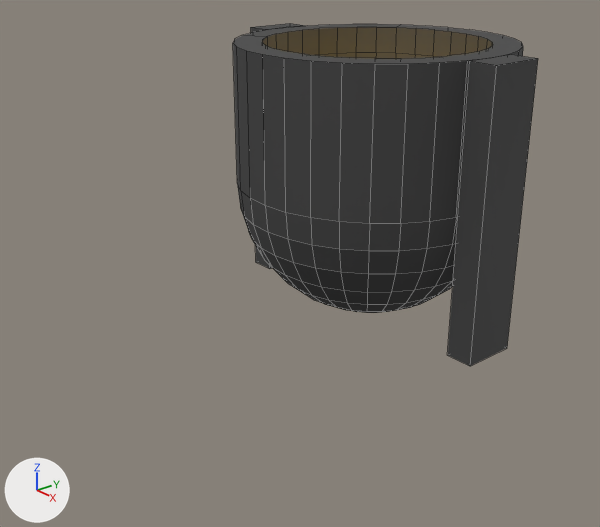
The Blender file assets/buildings/steel_furnace/steel_furnace.blend: old version first, new version second.
Rendered twice from a camera (50 mm lens) standing at (4.25, -4.24, 2.79) and looking at (0.18, -0.84, 0.6). The lights are fixed; the arrows at lower left show +X, +Y and +Z. Mesh edges are drawn as thin lines.
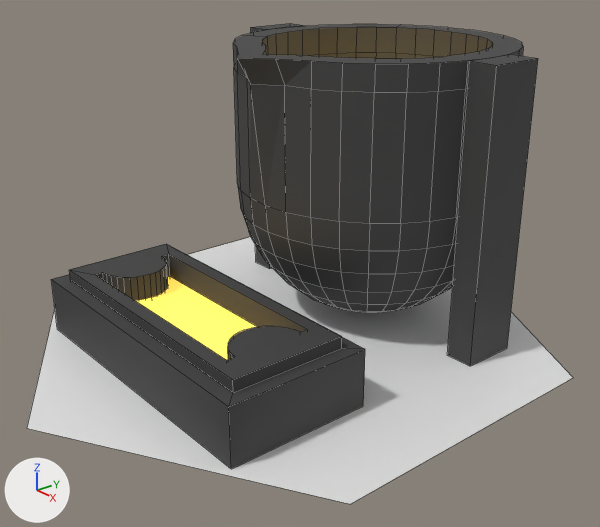
The newer file is also rescaled (x0.5), turned or shifted as a whole; pictures and numbers use the older file's frame.

Diff of the bpy script that builds the scene:
```diff
--- a/assets/buildings/steel_furnace/steel_furnace.blend.py
+++ b/assets/buildings/steel_furnace/steel_furnace.blend.py
@@ me_sphere @@
 # used by ob_sphere; location = (0.0, 0.0, 1.0)
-me_sphere.from_pydata(...)  # 610 vertices, 610 faces; spans x -1.0..1.0, y -1.0..1.0, z -1.0..1.0
+me_sphere.from_pydata(...)  # 642 vertices, 642 faces; spans x -1.0..1.0, y -1.2..1.0, z -1.0..1.0
+# me_sphere part 1
+# 1 vertex is removed from x 0.0, y -0.8, z 1.0
+# 35 faces are deleted
+# 5 vertices move from x -0.2..0.2, y -0.98..-0.78, z 0.8..1.0 to x -0.2..0.2, y -1.05..-0.86, z 0.8..1.0
+# 2 vertices are added at (0.0, -1.2, 1.0), (0.0, -1.1, 0.83)
+# 31 new vertices lie (0.0, 0.0, 0.83) away from vertices in x -1.0..1.0, y -0.98..1.0, z 0.0
+# 65 new faces join them, mat_material (dark grey #525252)
+# 2 new faces join them
 me_sphere.materials.append(mat_material)
@@ me_cube_007 @@
+me_cube_007.from_pydata(...)  # 76 vertices, 40 faces; spans x -0.5..0.5, y -0.2..0.2, z -0.1..0.1
+me_cube_007.materials.append(mat_lava)  # yellow #ffd159
@@ me_cube_004 @@
+me_cube_004.from_pydata(...)  # 16 vertices, 12 faces; spans x -1.0..1.0, y -1.0..1.0, z -1.0..1.0
+me_cube_004.materials.append(mat_material)  # dark grey #525252
@@ me_cube_003 @@
+me_cube_003.from_pydata(...)  # 84 vertices, 46 faces; spans x -0.5..0.5, y -0.2..0.2, z -0.1..0.1
+me_cube_003.materials.append(mat_material)  # dark grey #525252
@@ me_circle @@
+me_circle.from_pydata([(0.0, 1.0, 0.0), (-0.87, 0.5, 0.0), (-0.87, -0.5, 0.0), (0.0, -1.0, 0.0), (0.87, -0.5, 0.0), (0.87, 0.5, 0.0)], [], [(1, 2, 3, 4, 5, 0)])
@@ ob_cube_005 @@
+ob_cube_005 = bpy.data.objects.new('Cube.005', me_cube_007)
+ob_cube_005.location = (0.0, -1.6, 0.2)
+ob_cube_005.scale = (1.6, 1.5, 1.0)
@@ ob_cube_003 @@
+ob_cube_003 = bpy.data.objects.new('Cube.003', me_cube_004)
+ob_cube_003.location = (0.0, -1.6, 0.2)
+ob_cube_003.scale = (1.1, 0.5, 0.2)
@@ ob_cube_002 @@
+ob_cube_002 = bpy.data.objects.new('Cube.002', me_cube_003)
+ob_cube_002.location = (0.0, -1.6, 0.28)
+ob_cube_002.scale = (2.0, 2.0, 2.0)
@@ ob_tile @@
+ob_tile = bpy.data.objects.new('Tile', me_circle)
+ob_tile.location = (0.0, -0.8, 0.0)
+ob_tile.scale = (2.0, 2.0, 2.0)
```

Pixel boxes (x1, y1, x2, y2) of what changed, in the pictures (600 x 527 px):
'Tile', added
    after: (27, 237, 573, 504)
'Cube.003', added
    after: (51, 274, 365, 469)
'Cube.002', added
    after: (69, 244, 342, 393)
'Cube.005', added (yellow)
    after: (135, 277, 257, 360)
part 1 of me_sphere, built on
    both: (233, 42, 523, 213)
